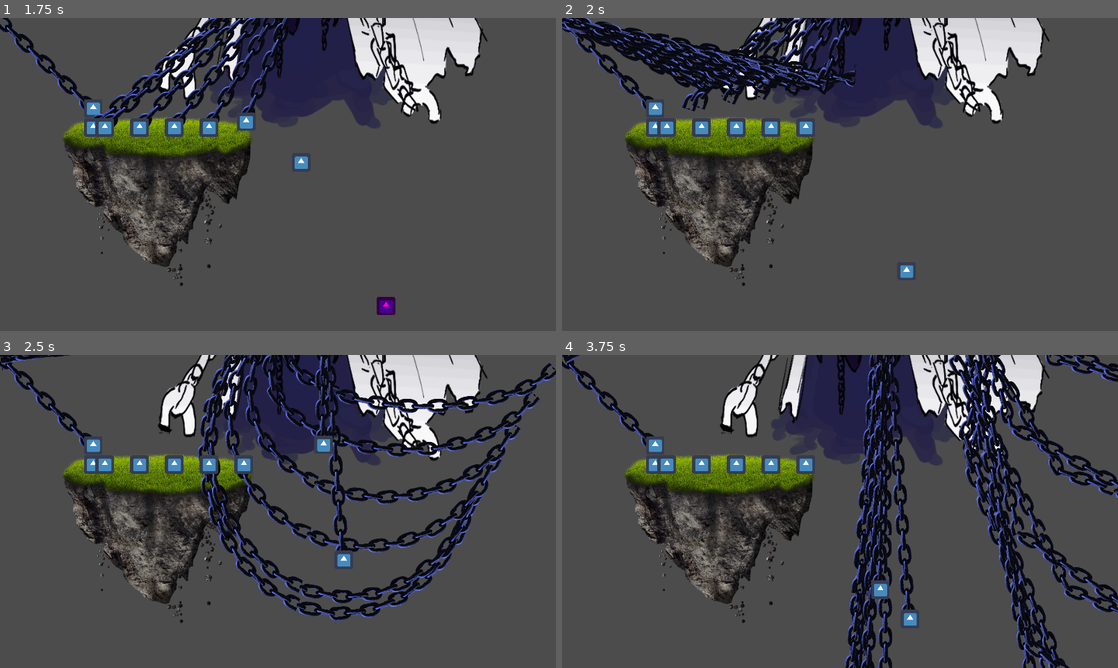
Above: before the commit, frames 1-4 (two rows, left to right).
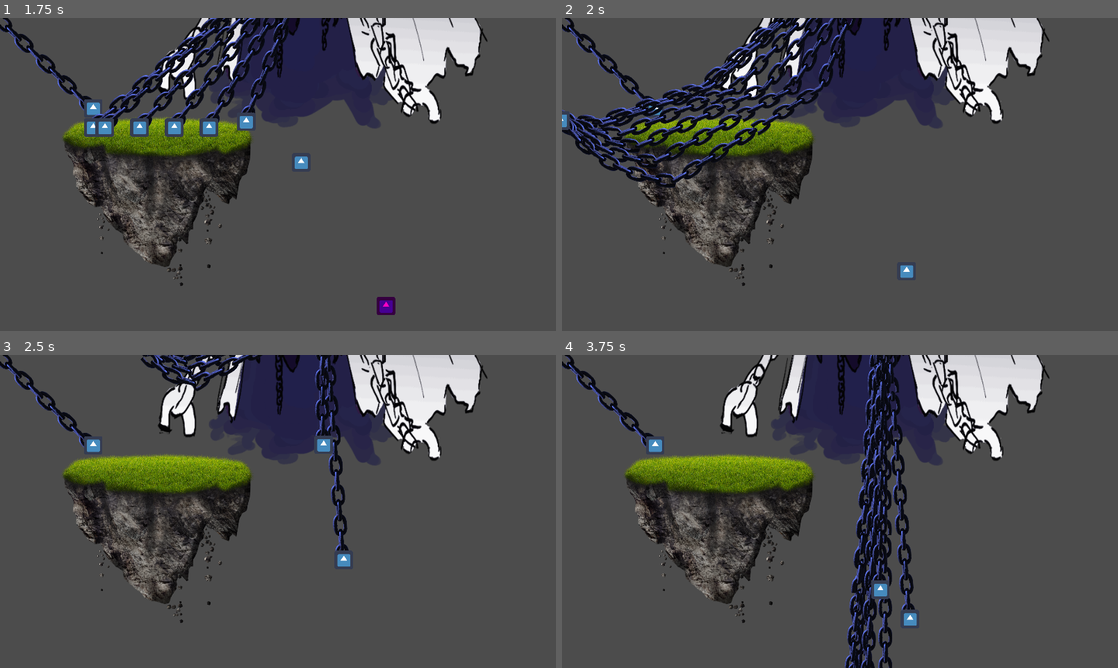
Above: after the commit, the same moments.

Repository: SkyanSam/Buried2023
Game: Godot game, scene res://game.tscn
The game is run twice, just before and just after one commit, with the same random seed, the same clock (stepped at 60 frames per second) and the same inputs. The project has no main scene, so this scene is started directly. The engine's default icon, where the game draws it, is replaced by a stand-in: a white triangle on a blue panel in a dark square.
Inputs:
- Up to frame 1 (1.75 s): tap Enter (ui_accept) at 0.5, 0.77, 1.52 s; hold Right (ui_right) from 0.53 s (still down)
- Up to frame 2 (2 s): keep holding Right (ui_right)
- Up to frame 3 (2.5 s): release Right (ui_right) at 2.03 s; hold Left (ui_left) from 2.03 s (still down)
- Up to frame 4 (3.75 s): release Left (ui_left) at 2.78 s; hold Right (ui_right) from 2.78 s (still down); tap Enter (ui_accept) at 3.02 s

Frame 1 is identical in both runs. In frame 2, 11% of the frame differs, in the area x 0-53%, y 0-55%; in frame 3, 12%, in the area x 0-100%, y 0-86%; in frame 4, 9.7%.

Commit message:
parry chain tweening complete
Note that the end pos at the start of the parry animation doesnt exactly match with end pos before the animation starts.
This will likely need to be tweaked later maybe with lerping or something idk

Diff:
--- a/Buried/Chain/Chain.gd
+++ b/Buried/Chain/Chain.gd
@@ -2,6 +2,8 @@
 
 export var chain_speed = 500
 export var chain_parry_time = 1.0
+export var chain_parry_start_size = 600
+export var chain_parry_end_size = 200
 var chain_origin : Vector2 = Vector2(0,0)
 export var chain_target_path : NodePath
 var chain_end_pos : Vector2
@@ -64,10 +66,13 @@
 		return chain_target_position
 
 func get_normal(vec):
-	return Vector2(vec.y,-vec.x)
+	return Vector2(-vec.y,vec.x)
 
 # During the parry the chain consists of a line and a half circle.
 func set_points_parry(chain_end, chain_start, t):
+	# Restrict t between 0 and 1.
+	if t > 1.0: t = 1.0
+	elif t < 0.0: t = 0.0
 	# Count must be at least 3.
 	var count = 20
 	# Initialize array
@@ -78,12 +83,15 @@
 	new_pts[count - 2] = lerp(chain_end, chain_start, t)
 	# Computing circle variables.
 	var normal = get_normal(chain_end - chain_start).normalized()
-	var circle_radius = (normal * (new_pts[count - 2] - chain_end).length()) # may need to be altered
+	#var circle_radius = (normal * (new_pts[count - 2] - chain_end).length()) # may need to be altered
+	var circle_radius = lerp(chain_parry_start_size, chain_parry_end_size, t)
 	var circle_center = new_pts[count - 2] + (normal * circle_radius)
-	var circle_pts_num = count - 3
+	var circle_pts_num = count - 2
 	# Computing circle points.
 	for i in range(0, circle_pts_num):
-		var angle = lerp((1.5*PI) - (t*PI*2), 1.5*PI, float(i) / float(circle_pts_num))
-		new_pts[i] = circle_center + (circle_radius * Vector2(cos(angle), sin(angle)))
-	# Set points to new points
+		var angle = lerp((1.5*PI) - (t*PI*1.5), 1.5*PI, float(i) / float(circle_pts_num))
+		new_pts[i] = circle_center + (circle_radius * Vector2(cos(angle), -sin(angle)))
+	# Set chain end position.
+	$ChainEnd.position = new_pts[0]
+	# Set points to new points.
 	points = PoolVector2Array(new_pts)
